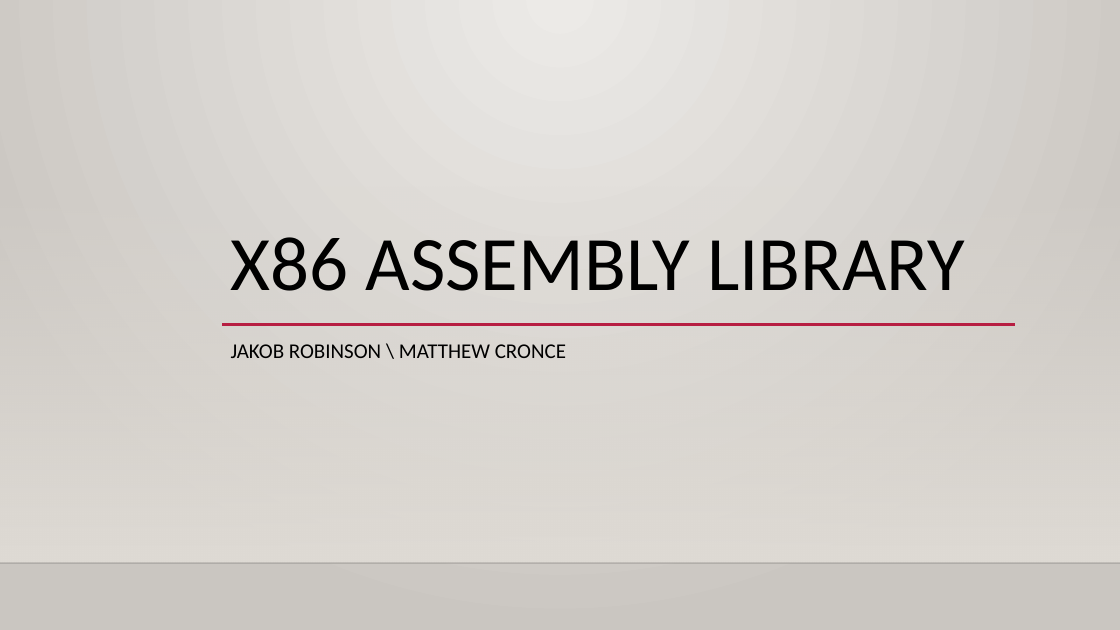
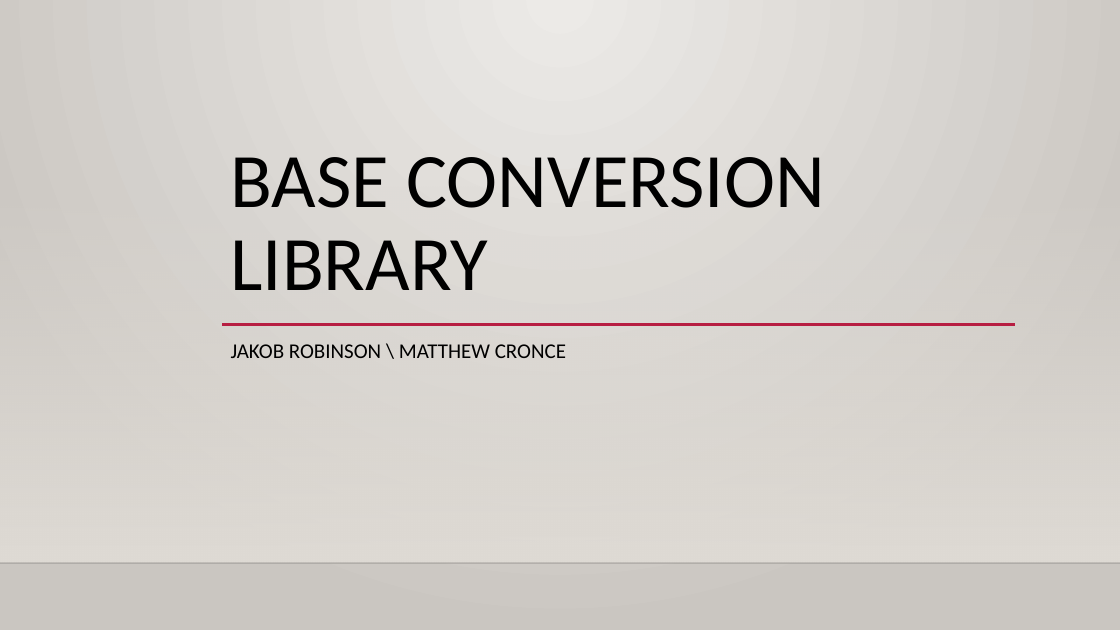
Before and after one commit to jarum3/Final, a slide deck: slide 1 of FinalPresentation.pptx. Drawn at 1120x630 pixels with LibreOffice and Linux fonts; fonts in the diff are those of the drawing; background and template pictures are left out. Boxes give left, top, right and bottom in pixels: in the first picture for what was removed or moved away, otherwise in the second. Text is boxed around its words. In the diff, an @@ line names an element or a change of style, - is before the commit and + after.

Commit message:
Powerpoint updates

```diff
--- a/FinalPresentation.pptx
+++ b/FinalPresentation.pptx
@@ title at bbox=[231, 157, 824, 290]: text changed @@
-X86 ASSEMBLY LIBRARY
+BASE CONVERSION LIBRARY
```
